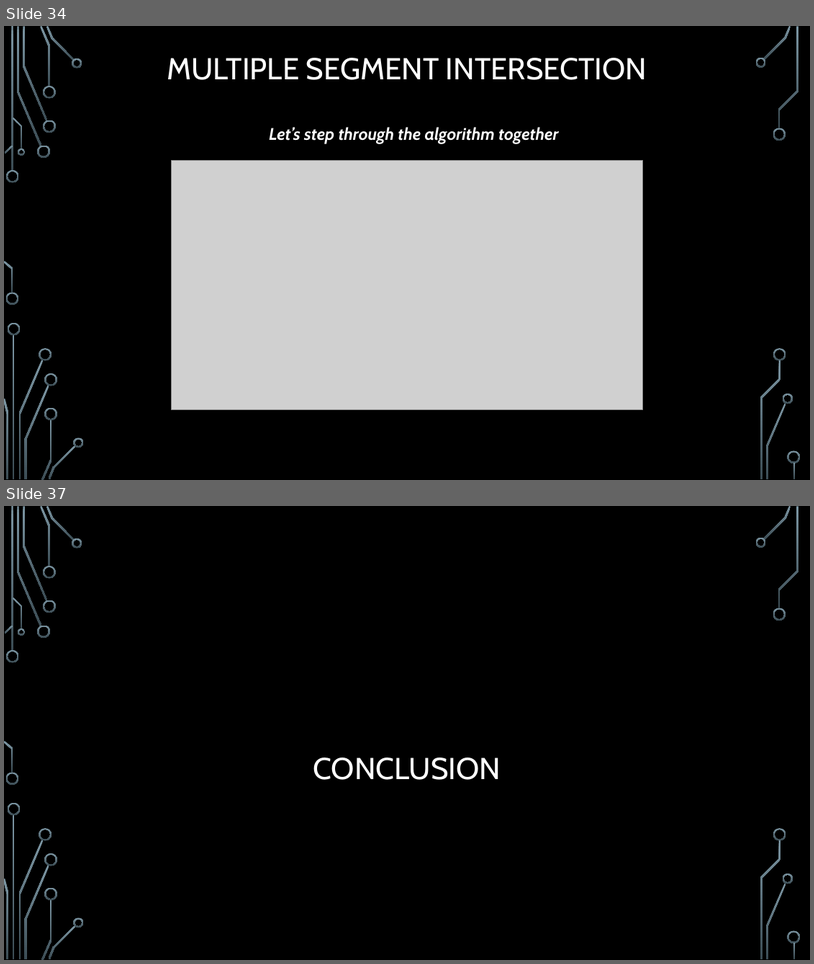
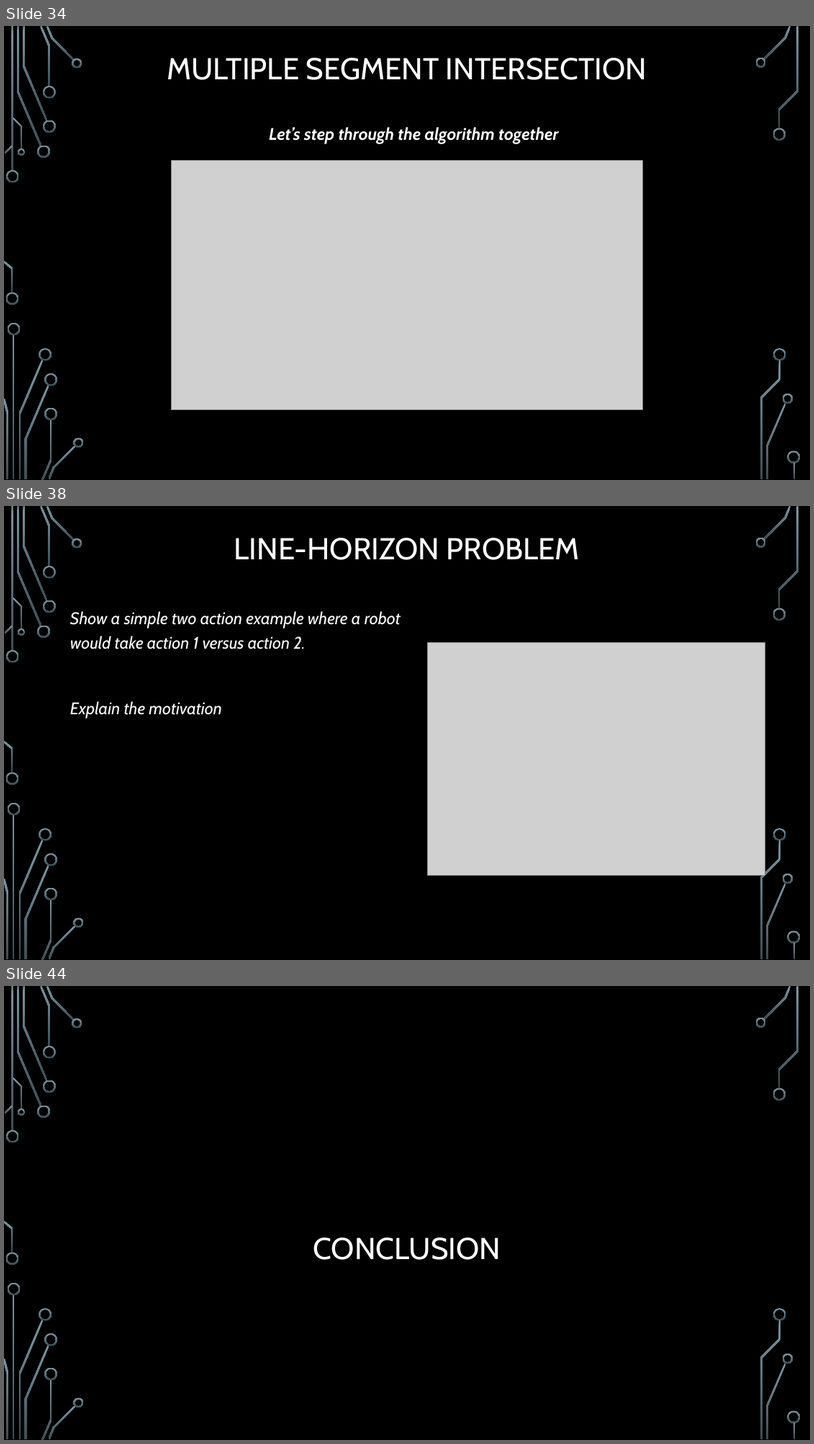
Before and after one commit to janiceeguo/advAlgo, a slide deck: slides/ComputationalGeom-part1-Intersections.pptx. Shown one above the other, each under a label of ours: slides 34 and 37 before the commit, slides 34, 38 and 44 after it; the slides between them are not shown. The pictures are 814x964 and 814x1444 pixels, drawn with LibreOffice and Linux fonts; fonts in the diff are those of the drawing; grey boxes stand for pictures; background and template pictures are left out. Boxes give left, top, right and bottom in pixels: in the first picture for what was removed or moved away, otherwise in the second. Text is boxed around its words. In the diff, an @@ line names an element or a change of style, - is before the commit and + after.

```diff
--- a/slides/ComputationalGeom-part1-Intersections.pptx
+++ b/slides/ComputationalGeom-part1-Intersections.pptx
@@ slide 38 added at [4, 506, 810, 960], background picture (left out); not listed: 36 template elements that a slide beside it also shows @@
@@ title added at [234, 538, 580, 560], 36 pt, text #FFFFFF @@
+LINE-HORIZON PROBLEM
@@ text added at [70, 611, 401, 718], 20 pt, text #FFFFFF, italic @@
+Show a simple two action example where a robot would take action 1 versus action 2.
+Explain the motivation
@@ picture added at [428, 642, 766, 875] @@
@@ what was slide 37 is now slide 44 @@
```
Also in this commit, not shown: 2 slides changed, 8 other slides added, 1 slide removed, 2 other files.
